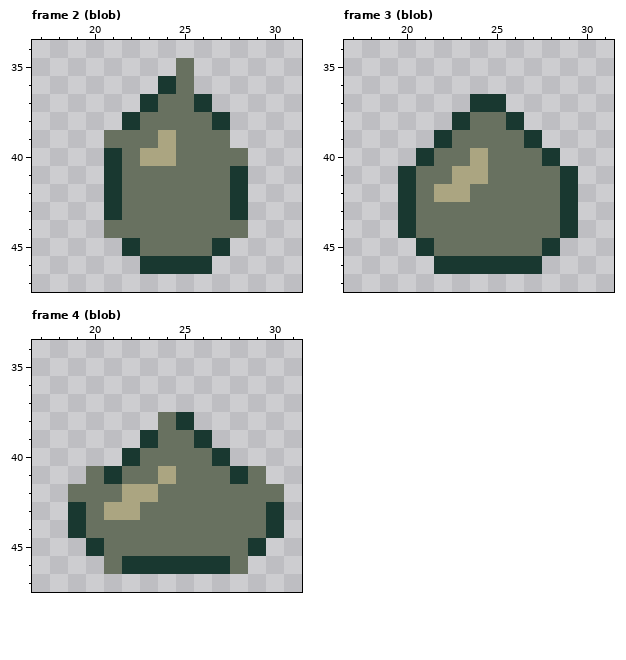
Pixel-art file: bin/data/bitmaps/sprites_grid-x.ase. Above is the file before it was changed.
48x48 pixels, 56 frames. Shown: frame 2 (blob): x 17..31, y 34..47; frame 3 (blob): x 17..31, y 34..47; frame 4 (blob): x 17..31, y 34..47.
After the commit:
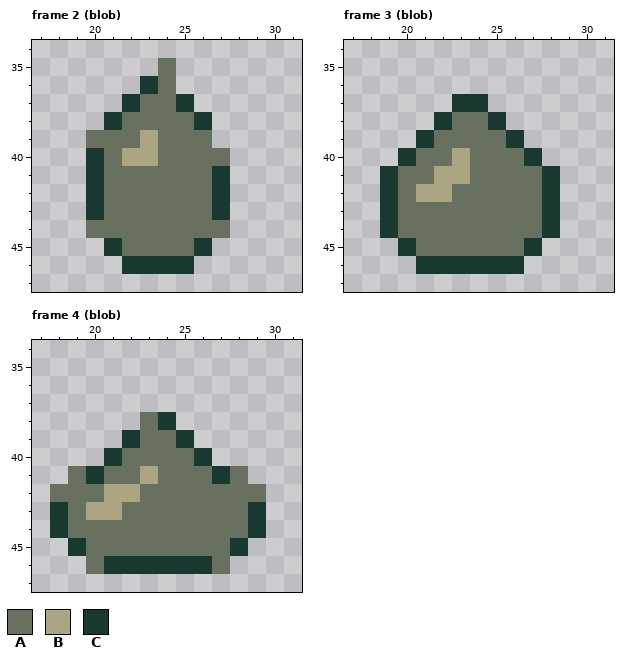
Palette (. is transparent): A #687160  B #aba581  C #193830
Edits made:
Frame 2 (blob):
y 35: x 24..25 .A -> A.
y 36: x 23..25 .CA -> CA.
y 37: x 22..23 .C -> CA; x 25..26 AC -> C.
y 38: x 21..22 .C -> CA; x 26..27 AC -> C.
y 39: x 20 . -> A; x 23..24 AB -> BA; x 27 A -> .
y 40: x 20..22 .CA -> CAB; x 24 B -> A; x 28 A -> .
y 41..43: x 20..21 .C -> CA; x 27..28 AC -> C.
y 44: x 20 . -> A; x 28 A -> .
y 45: x 21..22 .C -> CA; x 26..27 AC -> C.
y 46: x 22 . -> C; x 26 C -> .
Frame 3 (blob):
y 37: x 23 . -> C; x 25 C -> .
y 38: x 22..23 .C -> CA; x 25..26 AC -> C.
y 39: x 21..22 .C -> CA; x 26..27 AC -> C.
y 40: x 20..21 .C -> CA; x 23..24 AB -> BA; x 27..28 AC -> C.
y 41: x 19..20 .C -> CA; x 22 A -> B; x 24 B -> A; x 28..29 AC -> C.
y 42: x 19..21 .CA -> CAB; x 23 B -> A; x 28..29 AC -> C.
y 43..44: x 19..20 .C -> CA; x 28..29 AC -> C.
y 45: x 20..21 .C -> CA; x 27..28 AC -> C.
y 46: x 21 . -> C; x 27 C -> .
Frame 4 (blob):
y 38: x 23..25 .AC -> AC.
y 39: x 22..23 .C -> CA; x 25..26 AC -> C.
y 40: x 21..22 .C -> CA; x 26..27 AC -> C.
y 41: x 19..21 .AC -> ACA; x 23..24 AB -> BA; x 27..29 ACA -> CA.
y 42: x 18 . -> A; x 21 A -> B; x 23 B -> A; x 30 A -> .
y 43: x 18..20 .CA -> CAB; x 22 B -> A; x 29..30 AC -> C.
y 44: x 18..19 .C -> CA; x 29..30 AC -> C.
y 45: x 19..20 .C -> CA; x 28..29 AC -> C.
y 46: x 20..21 .A -> AC; x 27..28 CA -> A.
